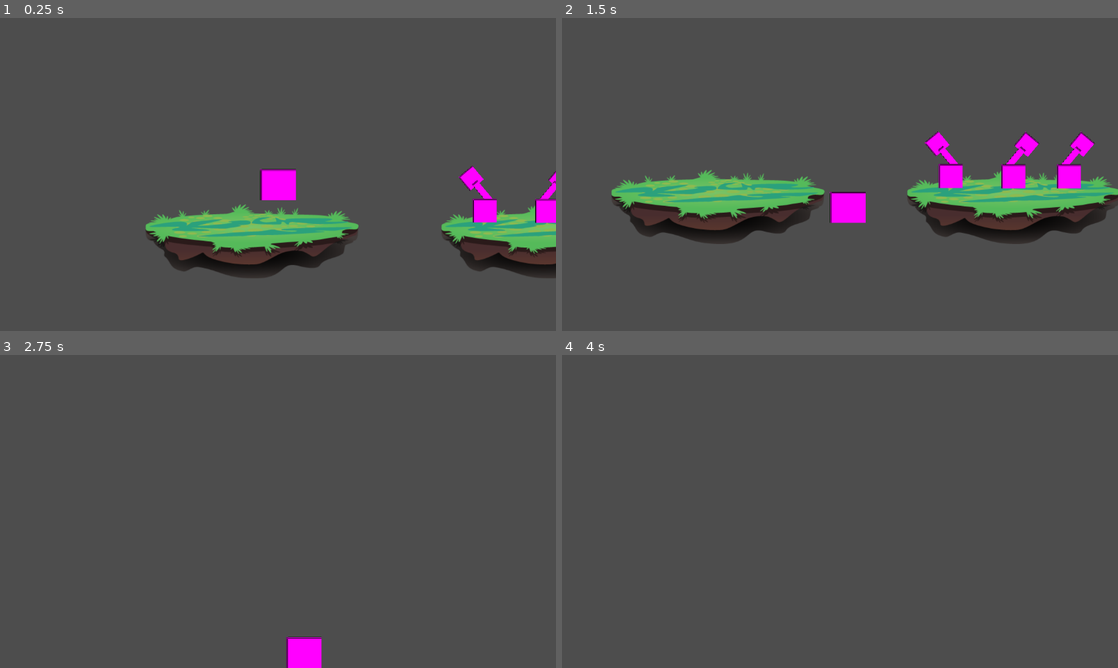
Above: before the commit, frames 1-4 (two rows, left to right).
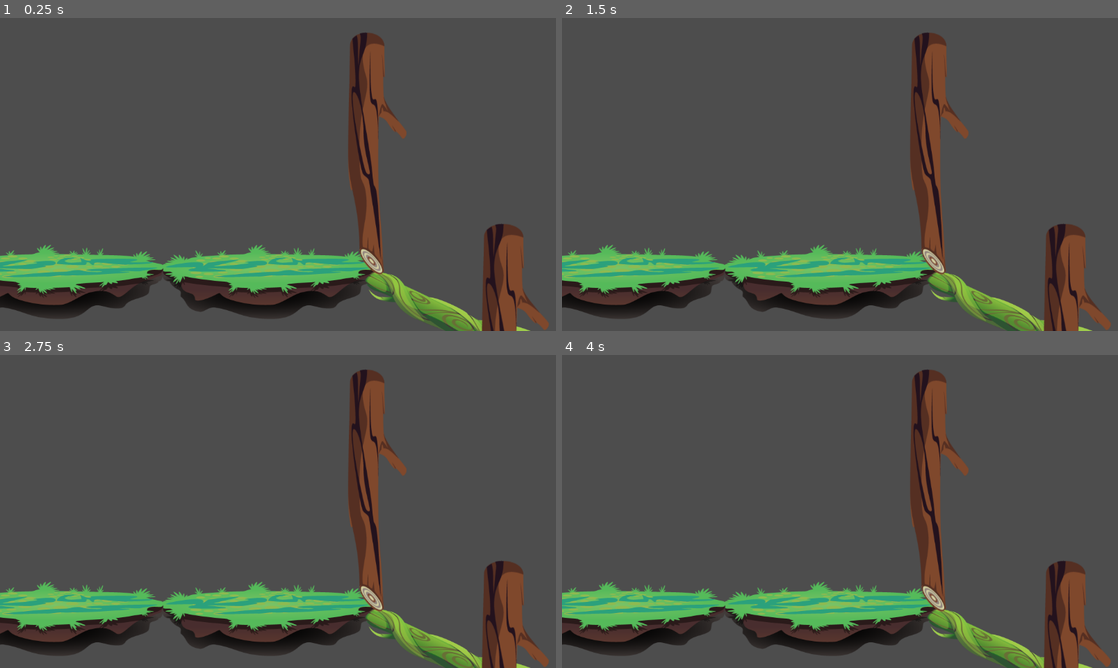
Above: after the commit, the same moments.

Repository: benitsch/Ludum-Dare-58
Game: Godot game, scene res://chris/riddle1.tscn
Same seed, same stepped clock (60 frames per second), same inputs: the game is played once before the commit and once after it. This scene is started directly instead of the project's main scene.
Inputs (mouse positions are in pixels of both pictures, inside the frame that each line leads up to):
- Up to frame 1 (0.25 s): no input
- Up to frame 2 (1.5 s): tap Enter (ui_accept) at 0.5 s; move the mouse to (962, 158) at 0.52 s; hold Right (move_right) 0.53-1.25 s; hold Enter (ui_accept) 0.53-1.25 s; click (962, 158) at 0.67 s; tap Space (jump) at 0.77, 0.8, 1.07 s; drag from (728, 190) to (867, 187) at 1.27 s
- Up to frame 3 (2.75 s): move the mouse to (333, 442) at 2.02 s; hold Right (move_right) from 2.03 s (still down); hold Shift (dash) from 2.03 s (still down); tap Space (jump) at 2.3 s
- Up to frame 4 (4 s): release Right (move_right) at 2.75 s; release Shift (dash) at 2.75 s; drag from (812, 574) to (673, 464) at 2.77 s; tap Enter (ui_accept) at 3.5 s; move the mouse to (1006, 558) at 3.52 s; hold Left (ui_left) from 3.53 s (still down); hold Enter (ui_accept) from 3.53 s (still down); tap Space (jump) at 3.77, 3.8 s

The runs differ from the first frame. In frame 1, 28% of the frame differs, in the area x 0-100%, y 4-100%; in frame 2, 33%; in frame 3, 20%; in frame 4, 19%.

Commit message:
we need slopes

Diff:
--- a/Skunky/player.tscn
+++ b/Skunky/player.tscn
@@ -8,6 +8,8 @@
 height = 230.0
 
 [node name="Player" type="CharacterBody2D"]
+collision_layer = 2
+collision_mask = 7
 script = ExtResource("1_xf0b5")
 
 [node name="Icon" type="Sprite2D" parent="."]
--- /dev/null
+++ b/chris/Convex_Slope.tscn
@@ -0,0 +1,33 @@
+[gd_scene load_steps=3 format=3 uid="uid://coykwjtpdkdut"]
+
+[ext_resource type="Texture2D" uid="uid://dcea8w3e0ucgl" path="res://assets/platform/Pad_4_3.png" id="1_wajdt"]
+
+[sub_resource type="ConvexPolygonShape2D" id="ConvexPolygonShape2D_sotvy"]
+points = PackedVector2Array(150, 610, 150, -610, 1, -230, 3, 230)
+
+[node name="ConvexSlope" type="Node2D"]
+
+[node name="StaticBody2D5" type="StaticBody2D" parent="."]
+
+[node name="Sprite2D" type="Sprite2D" parent="StaticBody2D5"]
+position = Vector2(1.00004, 13.999999)
+scale = Vector2(1.0403804, 0.6771658)
+texture = ExtResource("1_wajdt")
+metadata/_edit_lock_ = true
+
+[node name="Sprite2D2" type="Sprite2D" parent="StaticBody2D5"]
+position = Vector2(384.00003, 93.00001)
+rotation = 0.34906584
+scale = Vector2(1.0403804, 0.6771658)
+texture = ExtResource("1_wajdt")
+
+[node name="Sprite2D3" type="Sprite2D" parent="StaticBody2D5"]
+position = Vector2(-384, 93)
+rotation = -0.34906584
+scale = Vector2(1.0403804, 0.6771658)
+texture = ExtResource("1_wajdt")
+
+[node name="CollisionShape2D2" type="CollisionShape2D" parent="StaticBody2D5"]
+rotation = 1.5707964
+shape = SubResource("ConvexPolygonShape2D_sotvy")
+metadata/_edit_lock_ = true
--- a/chris/Player1.tscn
+++ b/chris/Player1.tscn
@@ -1,38 +1,172 @@
-[gd_scene load_steps=5 format=3 uid="uid://d1nv3xcwfjlhq"]
+[gd_scene load_steps=8 format=3 uid="uid://d1nv3xcwfjlhq"]
 
-[ext_resource type="Script" uid="uid://bhcn4vu7he2g6" path="res://chris/player_1.gd" id="1_dhle8"]
+[ext_resource type="Texture2D" uid="uid://dimcppqvicilx" path="res://assets/platform/Pad_1_3.png" id="1_g1s7o"]
+[ext_resource type="Texture2D" uid="uid://dcea8w3e0ucgl" path="res://assets/platform/Pad_4_3.png" id="2_uadl1"]
+[ext_resource type="PackedScene" uid="uid://bd1svudgtdt5c" path="res://chris/Rotating_Wall.tscn" id="3_511gj"]
+[ext_resource type="PackedScene" uid="uid://kg2c7ccba5ap" path="res://chris/Toggle.tscn" id="4_mfuyy"]
+[ext_resource type="PackedScene" uid="uid://wipd2vjhhahm" path="res://chris/Rotating_Wall_Small.tscn" id="5_jwhng"]
+[ext_resource type="PackedScene" uid="uid://d1nv3xcwfjlhq" path="res://chris/Player1.tscn" id="6_r1kq0"]
 
-[sub_resource type="PlaceholderTexture2D" id="PlaceholderTexture2D_n6vgc"]
-size = Vector2(64, 64)
+[sub_resource type="RectangleShape2D" id="RectangleShape2D_0rpyq"]
+size = Vector2(437, 20)
 
-[sub_resource type="RectangleShape2D" id="RectangleShape2D_3xqox"]
-size = Vector2(64, 64)
+[node name="Riddle1" type="Node2D"]
 
-[sub_resource type="RectangleShape2D" id="RectangleShape2D_dhle8"]
-size = Vector2(66, 34)
+[node name="Player1" parent="." instance=ExtResource("6_r1kq0")]
+z_index = 1
+position = Vector2(172, 396)
+scale = Vector2(1.1455555, 1)
+jump_available = false
 
-[node name="Player1" type="CharacterBody2D"]
-collision_layer = 2
-collision_mask = 5
-script = ExtResource("1_dhle8")
+[node name="Statics" type="Node2D" parent="."]
 
-[node name="Sprite2D" type="Sprite2D" parent="."]
-texture = SubResource("PlaceholderTexture2D_n6vgc")
+[node name="StaticBody2D" type="StaticBody2D" parent="Statics"]
+position = Vector2(556, 517)
 
-[node name="CollisionShape2D" type="CollisionShape2D" parent="."]
-shape = SubResource("RectangleShape2D_3xqox")
+[node name="Sprite2D" type="Sprite2D" parent="Statics/StaticBody2D"]
+position = Vector2(0, 29)
+scale = Vector2(1.1455555, 1)
+texture = ExtResource("1_g1s7o")
+metadata/_edit_lock_ = true
 
-[node name="Camera2D" type="Camera2D" parent="."]
-position_smoothing_enabled = true
-rotation_smoothing_enabled = true
+[node name="CollisionShape2D" type="CollisionShape2D" parent="Statics/StaticBody2D"]
+position = Vector2(1.5, 0)
+shape = SubResource("RectangleShape2D_0rpyq")
+metadata/_edit_lock_ = true
 
-[node name="PhysicsCheck" type="Area2D" parent="."]
-collision_layer = 2
-collision_mask = 4
+[node name="StaticBody2D3" type="StaticBody2D" parent="Statics"]
+position = Vector2(118, 517)
 
-[node name="CollisionShape2D" type="CollisionShape2D" parent="PhysicsCheck"]
-position = Vector2(0, -7)
-shape = SubResource("RectangleShape2D_dhle8")
+[node name="Sprite2D" type="Sprite2D" parent="Statics/StaticBody2D3"]
+position = Vector2(0, 29)
+scale = Vector2(1.1455555, 1)
+texture = ExtResource("1_g1s7o")
+metadata/_edit_lock_ = true
 
-[connection signal="body_entered" from="PhysicsCheck" to="." method="_on_physics_check_body_entered"]
-[connection signal="body_exited" from="PhysicsCheck" to="." method="_on_physics_check_body_exited"]
+[node name="CollisionShape2D" type="CollisionShape2D" parent="Statics/StaticBody2D3"]
+position = Vector2(1.5, 0)
+shape = SubResource("RectangleShape2D_0rpyq")
+metadata/_edit_lock_ = true
+
+[node name="StaticBody2D2" type="StaticBody2D" parent="Statics"]
+position = Vector2(961.00006, 621.00006)
+rotation = 0.37382835
+
+[node name="Sprite2D" type="Sprite2D" parent="Statics/StaticBody2D2"]
+position = Vector2(1.00004, 13.999999)
+scale = Vector2(1.0403804, 0.6771658)
+texture = ExtResource("2_uadl1")
+metadata/_edit_lock_ = true
+
+[node name="CollisionShape2D" type="CollisionShape2D" parent="Statics/StaticBody2D2"]
+shape = SubResource("RectangleShape2D_0rpyq")
+metadata/_edit_lock_ = true
+
+[node name="StaticBody2D4" type="StaticBody2D" parent="Statics"]
+position = Vector2(1388, 702)
+
+[node name="Sprite2D" type="Sprite2D" parent="Statics/StaticBody2D4"]
+position = Vector2(1.00004, 13.999999)
+scale = Vector2(1.0403804, 0.6771658)
+texture = ExtResource("2_uadl1")
+metadata/_edit_lock_ = true
+
+[node name="CollisionShape2D" type="CollisionShape2D" parent="Statics/StaticBody2D4"]
+shape = SubResource("RectangleShape2D_0rpyq")
+metadata/_edit_lock_ = true
+
+[node name="StaticBody2D5" type="StaticBody2D" parent="Statics"]
+position = Vector2(1788, 885)
+
+[node name="Sprite2D" type="Sprite2D" parent="Statics/StaticBody2D5"]
+position = Vector2(1.00004, 13.999999)
+scale = Vector2(1.0403804, 0.6771658)
+texture = ExtResource("2_uadl1")
+metadata/_edit_lock_ = true
+
+[node name="CollisionShape2D" type="CollisionShape2D" parent="Statics/StaticBody2D5"]
+shape = SubResource("RectangleShape2D_0rpyq")
+metadata/_edit_lock_ = true
+
+[node name="StaticBody2D6" type="StaticBody2D" parent="Statics"]
+position = Vector2(2205, 964)
+rotation = 0.37382835
+scale = Vector2(0.99999994, 0.99999994)
+
+[node name="Sprite2D" type="Sprite2D" parent="Statics/StaticBody2D6"]
+position = Vector2(1.00004, 13.999999)
+scale = Vector2(1.0403804, 0.6771658)
+texture = ExtResource("2_uadl1")
+metadata/_edit_lock_ = true
+
+[node name="CollisionShape2D" type="CollisionShape2D" parent="Statics/StaticBody2D6"]
+shape = SubResource("RectangleShape2D_0rpyq")
+metadata/_edit_lock_ = true
+
+[node name="StaticBody2D7" type="StaticBody2D" parent="Statics"]
+position = Vector2(1370.0001, 964.0001)
+rotation = -0.37350047
+scale = Vector2(0.99999994, 0.99999994)
+
+[node name="Sprite2D" type="Sprite2D" parent="Statics/StaticBody2D7"]
+position = Vector2(1.00004, 13.999999)
+scale = Vector2(1.0403804, 0.6771658)
+texture = ExtResource("2_uadl1")
+metadata/_edit_lock_ = true
+
+[node name="CollisionShape2D" type="CollisionShape2D" parent="Statics/StaticBody2D7"]
+shape = SubResource("RectangleShape2D_0rpyq")
+metadata/_edit_lock_ = true
+
+[node name="StaticBody2D8" type="StaticBody2D" parent="Statics"]
+position = Vector2(2630, 1047)
+
+[node name="Sprite2D" type="Sprite2D" parent="Statics/StaticBody2D8"]
+position = Vector2(1.00004, 13.999999)
+scale = Vector2(1.0403804, 0.6771658)
+texture = ExtResource("2_uadl1")
+metadata/_edit_lock_ = true
+
+[node name="CollisionShape2D" type="CollisionShape2D" parent="Statics/StaticBody2D8"]
+shape = SubResource("RectangleShape2D_0rpyq")
+metadata/_edit_lock_ = true
+
+[node name="Wall Group 1" type="Node2D" parent="."]
+
+[node name="RotatingWall" parent="Wall Group 1" instance=ExtResource("3_511gj")]
+position = Vector2(766, 41)
+
+[node name="Toggle" parent="Wall Group 1" node_paths=PackedStringArray("target_wall") instance=ExtResource("4_mfuyy")]
+position = Vector2(-70, 506)
+target_wall = NodePath("../RotatingWall")
+
+[node name="Wall Group 2" type="Node2D" parent="."]
+
+[node name="RotatingWallSmall" parent="Wall Group 2" instance=ExtResource("5_jwhng")]
+position = Vector2(2392, 799)
+
+[node name="Toggle" parent="Wall Group 2" node_paths=PackedStringArray("target_wall") instance=ExtResource("4_mfuyy")]
+position = Vector2(1198, 1014)
+target_wall = NodePath("../RotatingWallSmall")
+rotation_direction = -90
+
+[node name="Wall Group 3" type="Node2D" parent="."]
+
+[node name="RotatingWall" parent="Wall Group 3" instance=ExtResource("3_511gj")]
+position = Vector2(2187, -7)
+scale = Vector2(1, 0.5)
+
+[node name="Toggle" parent="Wall Group 3" node_paths=PackedStringArray("target_wall") instance=ExtResource("4_mfuyy")]
+position = Vector2(2001, 178)
+target_wall = NodePath("../RotatingWall")
+rotation_direction = -90
+start_position_on = true
+
+[node name="Wall Group 4" type="Node2D" parent="."]
+
+[node name="RotatingWallSmall" parent="Wall Group 4" instance=ExtResource("5_jwhng")]
+position = Vector2(1290, 749)
+
+[node name="Toggle" parent="Wall Group 4" node_paths=PackedStringArray("target_wall") instance=ExtResource("4_mfuyy")]
+position = Vector2(2143, 923)
+target_wall = NodePath("../RotatingWallSmall")
--- a/chris/Toggle.tscn
+++ b/chris/Toggle.tscn
@@ -2,34 +2,35 @@
 
 [ext_resource type="Script" uid="uid://dw3g1umxdqn2w" path="res://chris/toggle.gd" id="1_cs1o6"]
 
-[sub_resource type="RectangleShape2D" id="RectangleShape2D_tqd0g"]
-size = Vector2(50, 119.5)
-
 [sub_resource type="PlaceholderTexture2D" id="PlaceholderTexture2D_6nnmk"]
 size = Vector2(50, 50)
 
+[sub_resource type="RectangleShape2D" id="RectangleShape2D_tqd0g"]
+size = Vector2(36, 103.5)
+
 [node name="Toggle" type="Area2D" node_paths=PackedStringArray("static_sprite")]
-position = Vector2(0, -36)
 collision_layer = 4
 collision_mask = 2
 script = ExtResource("1_cs1o6")
 static_sprite = NodePath("Sprite2D3")
 
+[node name="Node2D" type="Node2D" parent="."]
+
+[node name="Sprite2D" type="Sprite2D" parent="Node2D"]
+position = Vector2(6.1035156e-05, -90)
+scale = Vector2(0.5199975, 0.5199975)
+texture = SubResource("PlaceholderTexture2D_6nnmk")
+
+[node name="Sprite2D2" type="Sprite2D" parent="Node2D"]
+position = Vector2(0, -65.47531)
+scale = Vector2(0.16000001, 1)
+texture = SubResource("PlaceholderTexture2D_6nnmk")
+
 [node name="CollisionShape2D" type="CollisionShape2D" parent="."]
-position = Vector2(0, -2.25)
+position = Vector2(0, -52.25)
 shape = SubResource("RectangleShape2D_tqd0g")
 
-[node name="Sprite2D" type="Sprite2D" parent="."]
-position = Vector2(6.1035156e-05, -43.47525)
-scale = Vector2(0.74098766, 0.74098766)
+[node name="Sprite2D3" type="Sprite2D" parent="."]
+position = Vector2(0, -20.737656)
+scale = Vector2(0.8, 0.791605)
 texture = SubResource("PlaceholderTexture2D_6nnmk")
-
-[node name="Sprite2D2" type="Sprite2D" parent="."]
-position = Vector2(0, -7.4753113)
-scale = Vector2(0.27999997, 1)
-texture = SubResource("PlaceholderTexture2D_6nnmk")
-
-[node name="Sprite2D3" type="Sprite2D" parent="."]
-position = Vector2(0, 33.262344)
-scale = Vector2(1, 0.98950624)
-texture = SubResource("PlaceholderTexture2D_6nnmk")
--- a/chris/player_1.gd
+++ b/chris/player_1.gd
@@ -3,6 +3,9 @@
 # Movement variables
 const SPEED = 300.0
 const JUMP_VELOCITY = -400.0
+
+# Jump control
+@export var jump_available: bool = true
 
 # Get the gravity from the project settings
 var gravity = ProjectSettings.get_setting("physics/2d/default_gravity")
@@ -12,12 +15,16 @@
 	if not is_on_floor():
 		velocity.y += gravity * delta
 
-	# Handle jump
-	if Input.is_action_pressed("ui_accept") and is_on_floor():
+	# Handle jump (only if jump_available is true)
+	if Input.is_action_pressed("ui_accept") and is_on_floor() and jump_available:
 		velocity.y = JUMP_VELOCITY
 
-	# Get input direction: -1 for left, 1 for right, 0 for no input
-	var direction = Input.get_axis("ui_left", "ui_right")
+	# Get input direction from arrow keys OR WASD
+	var direction = 0.0
+	if Input.is_action_pressed("ui_left") or Input.is_key_pressed(KEY_A):
+		direction -= 1.0
+	if Input.is_action_pressed("ui_right") or Input.is_key_pressed(KEY_D):
+		direction += 1.0
 
 	# Apply horizontal movement
 	if direction != 0:
@@ -28,15 +35,3 @@
 
 	# Move the player
 	move_and_slide()
-
-var objectList : Array[Node2D]
-
-func _on_physics_check_body_entered(body: Node2D) -> void:
-	objectList.append(body)
-	$".".set_collision_mask_value(3, false)
-
-func _on_physics_check_body_exited(body: Node2D) -> void:
-	objectList.erase(body)
-
-	if objectList.size() == 0:
-		$".".set_collision_mask_value(3, true)
--- /dev/null
+++ b/chris/riddle0.tscn
@@ -0,0 +1,141 @@
+[gd_scene load_steps=9 format=3 uid="uid://b444jy5sw0iie"]
+
+[ext_resource type="PackedScene" uid="uid://daady8wbcciig" path="res://Skunky/player.tscn" id="1_iinf0"]
+[ext_resource type="Texture2D" uid="uid://dimcppqvicilx" path="res://assets/platform/Pad_1_3.png" id="2_mv2t8"]
+[ext_resource type="Texture2D" uid="uid://dcea8w3e0ucgl" path="res://assets/platform/Pad_4_3.png" id="3_qdwan"]
+[ext_resource type="PackedScene" uid="uid://bd1svudgtdt5c" path="res://chris/Rotating_Wall.tscn" id="4_8vlnf"]
+[ext_resource type="PackedScene" uid="uid://coykwjtpdkdut" path="res://chris/Convex_Slope.tscn" id="4_mv2t8"]
+[ext_resource type="PackedScene" uid="uid://kg2c7ccba5ap" path="res://chris/Toggle.tscn" id="5_xsev2"]
+[ext_resource type="PackedScene" uid="uid://wipd2vjhhahm" path="res://chris/Rotating_Wall_Small.tscn" id="6_q8yft"]
+
+[sub_resource type="RectangleShape2D" id="RectangleShape2D_0rpyq"]
+size = Vector2(437, 20)
+
+[node name="Riddle1" type="Node2D"]
+
+[node name="Player1" parent="." instance=ExtResource("1_iinf0")]
+z_index = 1
+position = Vector2(132, 230)
+scale = Vector2(0.5, 0.437)
+
+[node name="Camera2D" type="Camera2D" parent="Player1"]
+position_smoothing_enabled = true
+rotation_smoothing_enabled = true
+
+[node name="Statics" type="Node2D" parent="."]
+
+[node name="StaticBody2D" type="StaticBody2D" parent="Statics"]
+position = Vector2(556, 517)
+
+[node name="Sprite2D" type="Sprite2D" parent="Statics/StaticBody2D"]
+position = Vector2(0, 29)
+scale = Vector2(1.1455555, 1)
+texture = ExtResource("2_mv2t8")
+metadata/_edit_lock_ = true
+
+[node name="CollisionShape2D" type="CollisionShape2D" parent="Statics/StaticBody2D"]
+position = Vector2(1.5, 0)
+shape = SubResource("RectangleShape2D_0rpyq")
+metadata/_edit_lock_ = true
+
+[node name="CollisionShape2D2" type="CollisionShape2D" parent="Statics/StaticBody2D"]
+position = Vector2(1.5, 0)
+shape = SubResource("RectangleShape2D_0rpyq")
+metadata/_edit_lock_ = true
+
+[node name="StaticBody2D3" type="StaticBody2D" parent="Statics"]
+position = Vector2(118, 517)
+
+[node name="Sprite2D" type="Sprite2D" parent="Statics/StaticBody2D3"]
+position = Vector2(0, 29)
+scale = Vector2(1.1455555, 1)
+texture = ExtResource("2_mv2t8")
+metadata/_edit_lock_ = true
+
+[node name="CollisionShape2D" type="CollisionShape2D" parent="Statics/StaticBody2D3"]
+position = Vector2(1.5, 0)
+shape = SubResource("RectangleShape2D_0rpyq")
+metadata/_edit_lock_ = true
+
+[node name="StaticBody2D2" type="StaticBody2D" parent="Statics"]
+position = Vector2(961.00006, 621.00006)
+rotation = 0.37382835
+
+[node name="Sprite2D" type="Sprite2D" parent="Statics/StaticBody2D2"]
+position = Vector2(1.00004, 13.999999)
+scale = Vector2(1.0403804, 0.6771658)
+texture = ExtResource("3_qdwan")
+metadata/_edit_lock_ = true
+
+[node name="CollisionShape2D" type="CollisionShape2D" parent="Statics/StaticBody2D2"]
+shape = SubResource("RectangleShape2D_0rpyq")
+metadata/_edit_lock_ = true
+
+[node name="StaticBody2D4" type="StaticBody2D" parent="Statics"]
+position = Vector2(1388, 702)
+
+[node name="Sprite2D" type="Sprite2D" parent="Statics/StaticBody2D4"]
+position = Vector2(1.00004, 13.999999)
+scale = Vector2(1.0403804, 0.6771658)
+texture = ExtResource("3_qdwan")
+metadata/_edit_lock_ = true
+
+[node name="CollisionShape2D" type="CollisionShape2D" parent="Statics/StaticBody2D4"]
+shape = SubResource("RectangleShape2D_0rpyq")
+metadata/_edit_lock_ = true
+
+[node name="ConvexSlope" parent="Statics" instance=ExtResource("4_mv2t8")]
+position = Vector2(1788, 885)
+
+[node name="StaticBody2D8" type="StaticBody2D" parent="Statics"]
+position = Vector2(2620, 1049)
+
+[node name="Sprite2D" type="Sprite2D" parent="Statics/StaticBody2D8"]
+position = Vector2(1.00004, 13.999999)
+scale = Vector2(1.0403804, 0.6771658)
+texture = ExtResource("3_qdwan")
+metadata/_edit_lock_ = true
+
+[node name="CollisionShape2D" type="CollisionShape2D" parent="Statics/StaticBody2D8"]
+shape = SubResource("RectangleShape2D_0rpyq")
+metadata/_edit_lock_ = true
+
+[node name="Wall Group 1" type="Node2D" parent="."]
+
+[node name="RotatingWall" parent="Wall Group 1" instance=ExtResource("4_8vlnf")]
+position = Vector2(766, 41)
+
+[node name="Toggle" parent="Wall Group 1" node_paths=PackedStringArray("target_wall") instance=ExtResource("5_xsev2")]
+position = Vector2(-70, 506)
+target_wall = NodePath("../RotatingWall")
+
+[node name="Wall Group 2" type="Node2D" parent="."]
+
+[node name="RotatingWallSmall" parent="Wall Group 2" instance=ExtResource("6_q8yft")]
+position = Vector2(2392, 799)
+
+[node name="Toggle" parent="Wall Group 2" node_paths=PackedStringArray("target_wall") instance=ExtResource("5_xsev2")]
+position = Vector2(1243, 1008)
+target_wall = NodePath("../RotatingWallSmall")
+rotation_direction = -90
+
+[node name="Wall Group 3" type="Node2D" parent="."]
+
+[node name="RotatingWall" parent="Wall Group 3" instance=ExtResource("4_8vlnf")]
+position = Vector2(2187, -7)
+scale = Vector2(1, 0.5)
+
+[node name="Toggle" parent="Wall Group 3" node_paths=PackedStringArray("target_wall") instance=ExtResource("5_xsev2")]
+position = Vector2(2001, 178)
+target_wall = NodePath("../RotatingWall")
+rotation_direction = -90
+start_position_on = true
+
+[node name="Wall Group 4" type="Node2D" parent="."]
+
+[node name="RotatingWallSmall" parent="Wall Group 4" instance=ExtResource("6_q8yft")]
+position = Vector2(1290, 749)
+
+[node name="Toggle" parent="Wall Group 4" node_paths=PackedStringArray("target_wall") instance=ExtResource("5_xsev2")]
+position = Vector2(2143, 923)
+target_wall = NodePath("../RotatingWallSmall")
--- a/chris/riddle1.tscn
+++ b/chris/riddle1.tscn
@@ -16,11 +16,12 @@
 z_index = 1
 position = Vector2(172, 396)
 scale = Vector2(1.1455555, 1)
+jump_available = false
 
 [node name="Statics" type="Node2D" parent="."]
 
 [node name="StaticBody2D" type="StaticBody2D" parent="Statics"]
-position = Vector2(731, 517)
+position = Vector2(556, 517)
 
 [node name="Sprite2D" type="Sprite2D" parent="Statics/StaticBody2D"]
 position = Vector2(0, 29)
@@ -48,7 +49,8 @@
 metadata/_edit_lock_ = true
 
 [node name="StaticBody2D2" type="StaticBody2D" parent="Statics"]
-position = Vector2(1547, 517)
+position = Vector2(961.00006, 621.00006)
+rotation = 0.37382835
 
 [node name="Sprite2D" type="Sprite2D" parent="Statics/StaticBody2D2"]
 position = Vector2(1.00004, 13.999999)
@@ -61,7 +63,7 @@
 metadata/_edit_lock_ = true
 
 [node name="StaticBody2D4" type="StaticBody2D" parent="Statics"]
-position = Vector2(2062, 517)
+position = Vector2(1388, 702)
 
 [node name="Sprite2D" type="Sprite2D" parent="Statics/StaticBody2D4"]
 position = Vector2(1.00004, 13.999999)
@@ -73,34 +75,89 @@
 shape = SubResource("RectangleShape2D_0rpyq")
 metadata/_edit_lock_ = true
 
+[node name="StaticBody2D5" type="StaticBody2D" parent="Statics"]
+position = Vector2(1788, 885)
+
+[node name="Sprite2D" type="Sprite2D" parent="Statics/StaticBody2D5"]
+position = Vector2(1.00004, 13.999999)
+scale = Vector2(1.0403804, 0.6771658)
+texture = ExtResource("3_hn2hk")
+metadata/_edit_lock_ = true
+
+[node name="CollisionShape2D" type="CollisionShape2D" parent="Statics/StaticBody2D5"]
+shape = SubResource("RectangleShape2D_0rpyq")
+metadata/_edit_lock_ = true
+
+[node name="StaticBody2D6" type="StaticBody2D" parent="Statics"]
+position = Vector2(2205, 964)
+rotation = 0.37382835
+scale = Vector2(0.99999994, 0.99999994)
+
+[node name="Sprite2D" type="Sprite2D" parent="Statics/StaticBody2D6"]
+position = Vector2(1.00004, 13.999999)
+scale = Vector2(1.0403804, 0.6771658)
+texture = ExtResource("3_hn2hk")
+metadata/_edit_lock_ = true
+
+[node name="CollisionShape2D" type="CollisionShape2D" parent="Statics/StaticBody2D6"]
+shape = SubResource("RectangleShape2D_0rpyq")
+metadata/_edit_lock_ = true
+
+[node name="StaticBody2D7" type="StaticBody2D" parent="Statics"]
+position = Vector2(1370.0001, 964.0001)
+rotation = -0.37350047
+scale = Vector2(0.99999994, 0.99999994)
+
+[node name="Sprite2D" type="Sprite2D" parent="Statics/StaticBody2D7"]
+position = Vector2(1.00004, 13.999999)
+scale = Vector2(1.0403804, 0.6771658)
+texture = ExtResource("3_hn2hk")
+metadata/_edit_lock_ = true
+
+[node name="CollisionShape2D" type="CollisionShape2D" parent="Statics/StaticBody2D7"]
+shape = SubResource("RectangleShape2D_0rpyq")
+metadata/_edit_lock_ = true
+
+[node name="StaticBody2D8" type="StaticBody2D" parent="Statics"]
+position = Vector2(2630, 1047)
+
+[node name="Sprite2D" type="Sprite2D" parent="Statics/StaticBody2D8"]
+position = Vector2(1.00004, 13.999999)
+scale = Vector2(1.0403804, 0.6771658)
+texture = ExtResource("3_hn2hk")
+metadata/_edit_lock_ = true
+
+[node name="CollisionShape2D" type="CollisionShape2D" parent="Statics/StaticBody2D8"]
+shape = SubResource("RectangleShape2D_0rpyq")
+metadata/_edit_lock_ = true
+
 [node name="Wall Group 1" type="Node2D" parent="."]
 
 [node name="RotatingWall" parent="Wall Group 1" instance=ExtResource("2_njl0v")]
-position = Vector2(1003, 18)
+position = Vector2(766, 41)
 
 [node name="Toggle" parent="Wall Group 1" node_paths=PackedStringArray("target_wall") instance=ExtResource("3_bmgbt")]
-position = Vector2(600, 449)
+position = Vector2(-70, 506)
 target_wall = NodePath("../RotatingWall")
 
 [node name="Wall Group 2" type="Node2D" parent="."]
 
 [node name="RotatingWallSmall" parent="Wall Group 2" instance=ExtResource("4_bmgbt")]
-position = Vector2(1024, 519)
+position = Vector2(2392, 799)
 
 [node name="Toggle" parent="Wall Group 2" node_paths=PackedStringArray("target_wall") instance=ExtResource("3_bmgbt")]
-position = Vector2(845, 450)
+position = Vector2(1198, 1014)
 target_wall = NodePath("../RotatingWallSmall")
 rotation_direction = -90
-start_position_on = true
 
 [node name="Wall Group 3" type="Node2D" parent="."]
 
 [node name="RotatingWall" parent="Wall Group 3" instance=ExtResource("2_njl0v")]
-position = Vector2(1292, 263)
+position = Vector2(2187, -7)
 scale = Vector2(1, 0.5)
 
 [node name="Toggle" parent="Wall Group 3" node_paths=PackedStringArray("target_wall") instance=ExtResource("3_bmgbt")]
-position = Vector2(1106, 448)
+position = Vector2(2001, 178)
 target_wall = NodePath("../RotatingWall")
 rotation_direction = -90
 start_position_on = true
@@ -108,10 +165,8 @@
 [node name="Wall Group 4" type="Node2D" parent="."]
 
 [node name="RotatingWallSmall" parent="Wall Group 4" instance=ExtResource("4_bmgbt")]
-position = Vector2(1024, 769)
+position = Vector2(1290, 749)
 
 [node name="Toggle" parent="Wall Group 4" node_paths=PackedStringArray("target_wall") instance=ExtResource("3_bmgbt")]
-position = Vector2(730, 450)
+position = Vector2(2143, 923)
 target_wall = NodePath("../RotatingWallSmall")
-rotation_direction = -90
-start_position_on = true
--- a/chris/toggle.gd
+++ b/chris/toggle.gd
@@ -20,12 +20,12 @@
 
 	# Set initial toggle rotation
 	if is_right:
-		rotation_degrees = 40  # On position (right)
+		rotation_degrees = 30  # On position (right)
 		# Rotate wall to start position if assigned
 		if target_wall:
 			target_wall.rotation = deg_to_rad(rotation_direction)
 	else:
-		rotation_degrees = -40  # Off position (left)
+		rotation_degrees = -30  # Off position (left)
 
 	# Set static sprite as top_level if assigned
 	if static_sprite:
